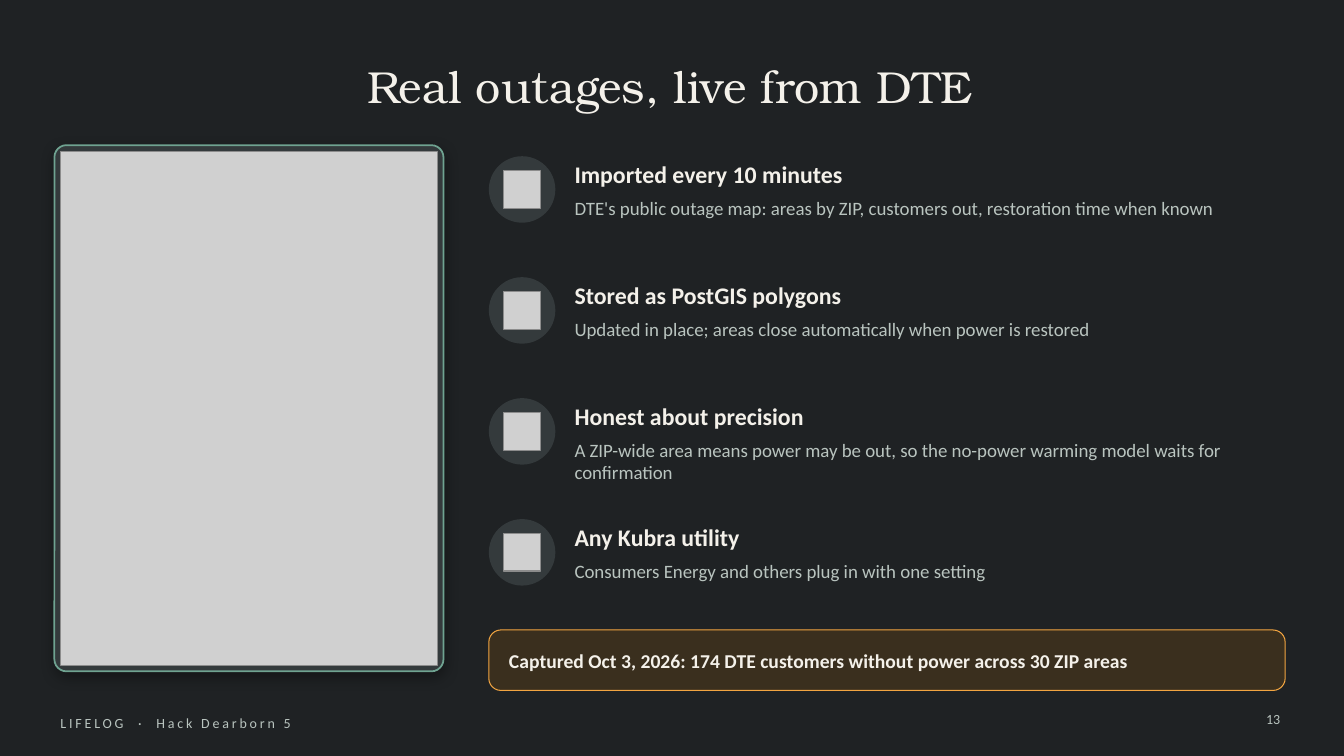
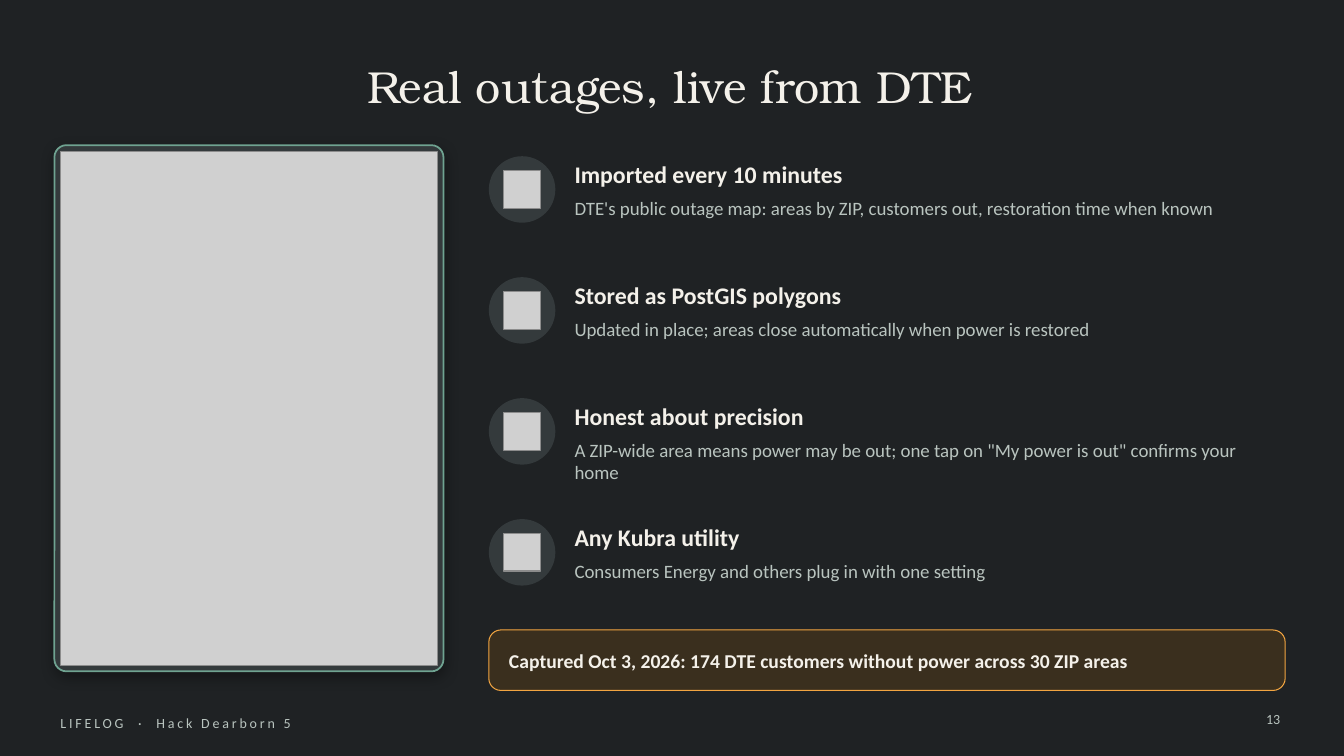
Before and after one commit to Manognya86/HackDearborn5, a slide deck: slide 13 of presentation/LIFELOG_HackDearborn5.pptx. Drawn at 1344x756 pixels with LibreOffice and Linux fonts; fonts in the diff are those of the drawing; grey boxes stand for pictures. Boxes give left, top, right and bottom in pixels: in the first picture for what was removed or moved away, otherwise in the second. Text is boxed around its words. In the diff, an @@ line names an element or a change of style, - is before the commit and + after.

```diff
--- a/presentation/LIFELOG_HackDearborn5.pptx
+++ b/presentation/LIFELOG_HackDearborn5.pptx
@@ text at [575,444,1236,479]: text changed @@
-A ZIP-wide area means power may be out, so the no-power warming model waits for confirmation
+A ZIP-wide area means power may be out; one tap on "My power is out" confirms your home
```
Also in this commit, not shown: 2 other slides changed, 2 slides added, 4 other files.
